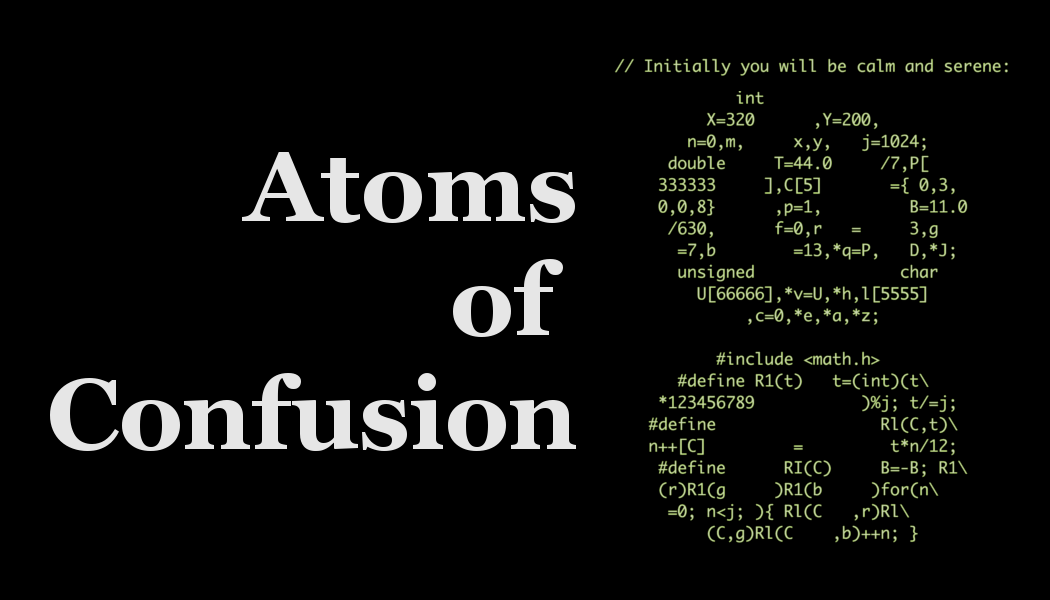
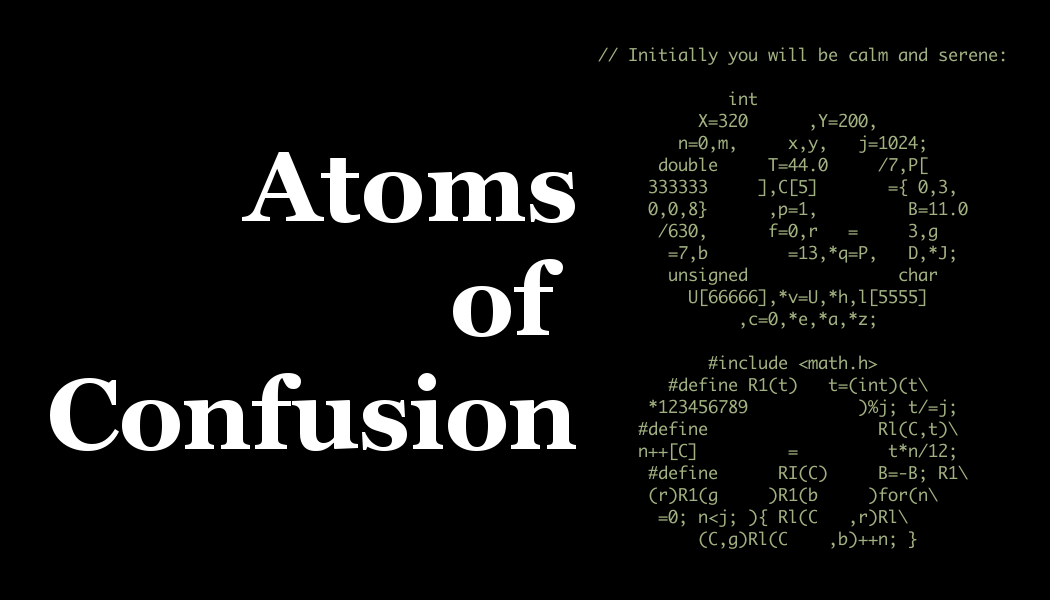
Before/after of a w=1050, h=600 layered artwork. What changed in the layer stack:
painted on "Atoms ..." over [left=50, top=152, right=576, bottom=451]
added layer "// Initially you will..." above "Pasted Layer" over [left=598, top=47, right=1005, bottom=549]
hid "Pasted Layer" over [left=520, top=47, right=1009, bottom=549]
